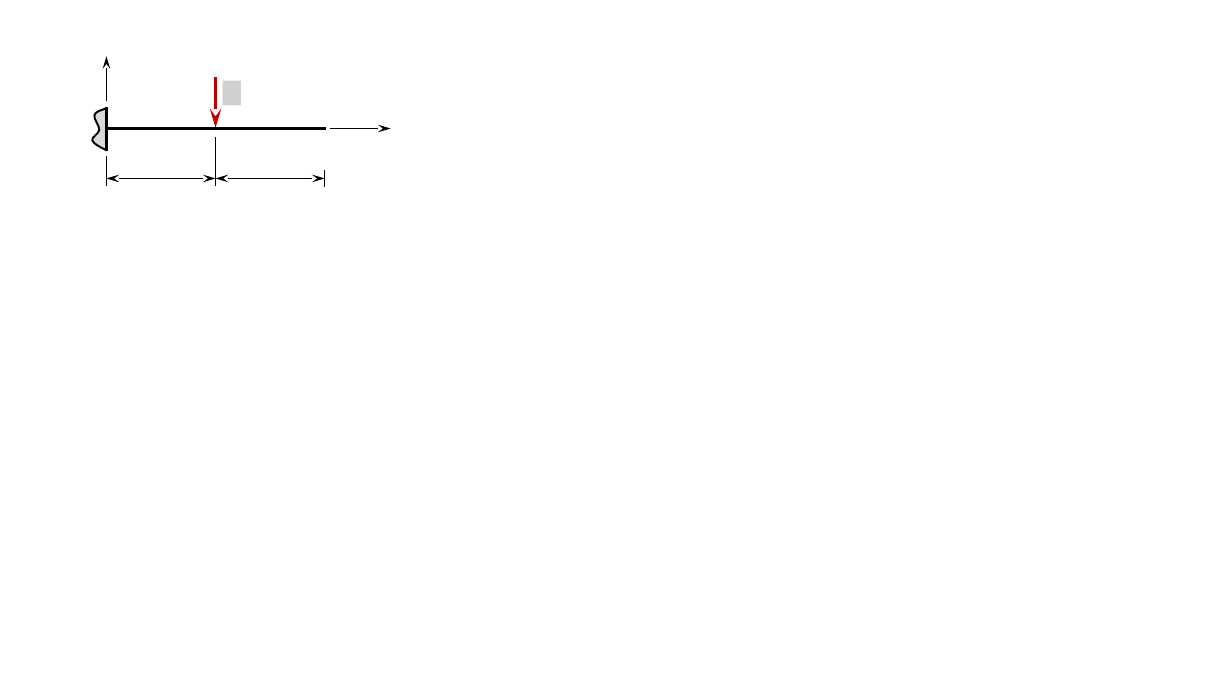
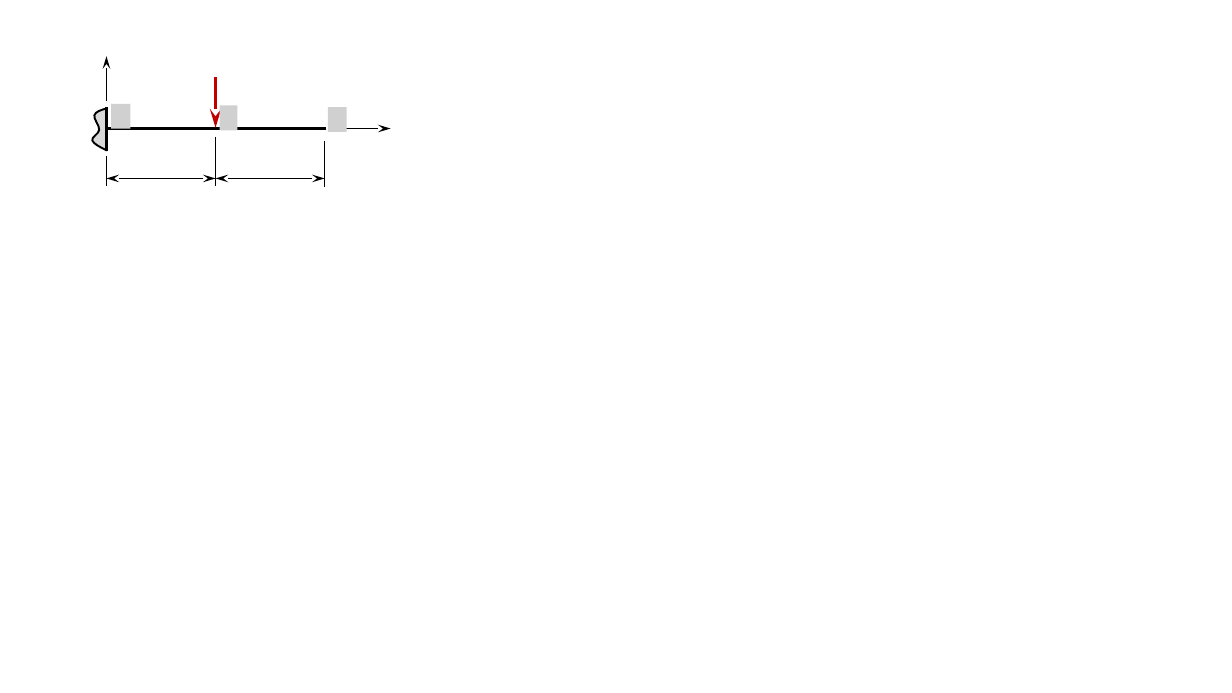
Before and after one commit to xpessoles/PSI_ExercicesCompetences, a slide deck: slide 1 of xx_Figures/Figures_RDM.pptx. Drawn at 1232x693 pixels with LibreOffice and Linux fonts; fonts in the diff are those of the drawing; grey boxes stand for pictures; background and template pictures are left out. Boxes give left, top, right and bottom in pixels: in the first picture for what was removed or moved away, otherwise in the second. Text is boxed around its words. In the diff, an @@ line names an element or a change of style, - is before the commit and + after.

```diff
--- a/xx_Figures/Figures_RDM.pptx
+++ b/xx_Figures/Figures_RDM.pptx
@@ picture removed at bbox=[223, 80, 241, 105] @@
@@ picture added at bbox=[111, 104, 130, 128] @@
@@ picture added at bbox=[220, 105, 238, 130] @@
@@ picture added at bbox=[328, 107, 347, 132] @@
@@ line moved from (324, 170) - (324, 187) to (324, 141) - (324, 187) @@
```
Also in this commit, not shown: 2 slides added, 7 other files.
